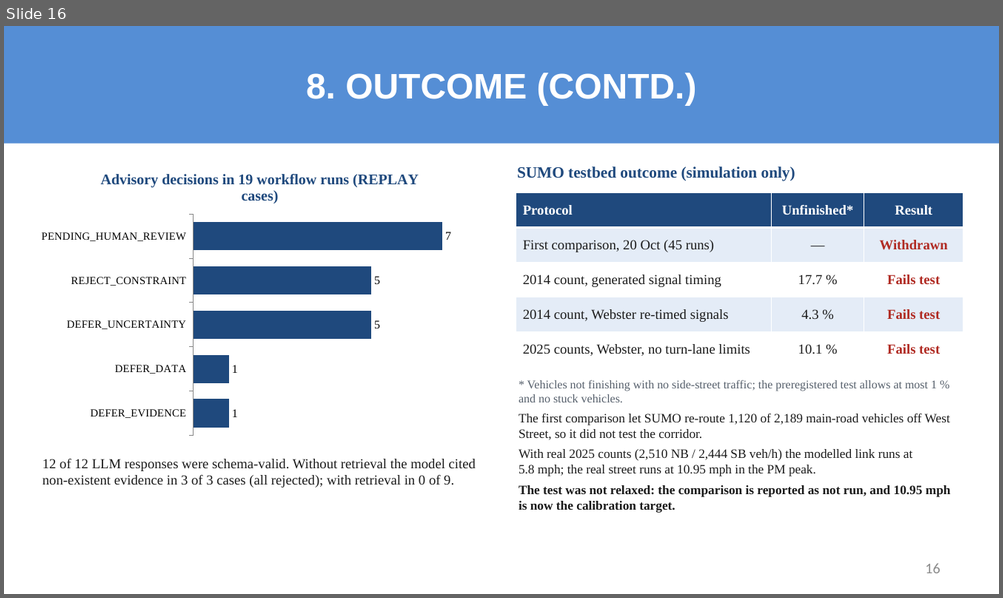
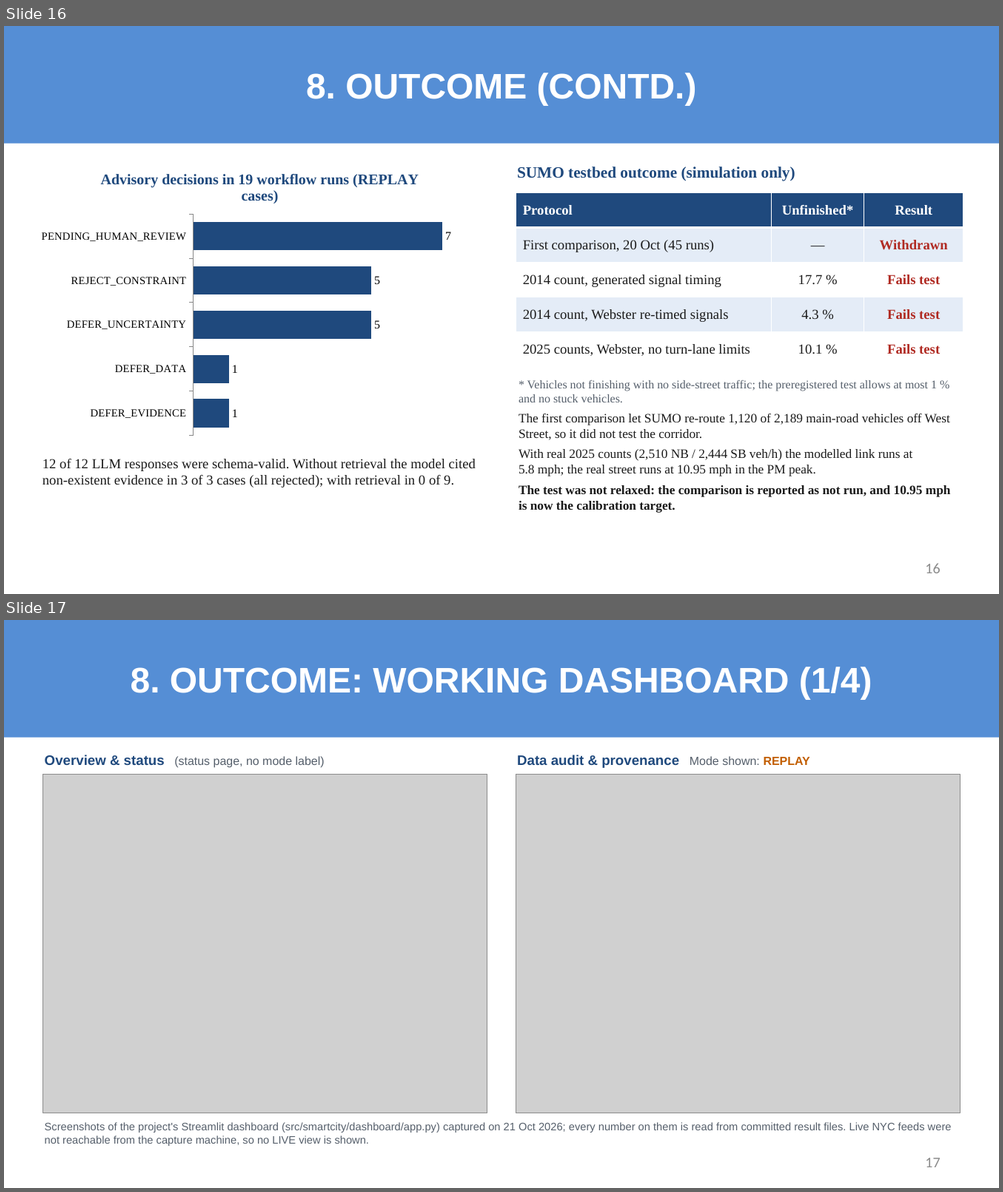
Before and after one commit to sricharansk/Major-Project, a slide deck: presentation/Final_Review_S_K_Sricharan_25MML1010.pptx. Shown one above the other, each under a label of ours: slide 16 before the commit, slides 16 and 17 after it. The pictures are 1003x598 and 1003x1192 pixels, drawn with LibreOffice and Linux fonts; fonts in the diff are those of the drawing; grey boxes stand for pictures. Boxes give left, top, right and bottom in pixels: in the first picture for what was removed or moved away, otherwise in the second. Text is boxed around its words. In the diff, an @@ line names an element or a change of style, - is before the commit and + after.

```diff
--- a/presentation/Final_Review_S_K_Sricharan_25MML1010.pptx
+++ b/presentation/Final_Review_S_K_Sricharan_25MML1010.pptx
@@ slide 17 added at [4, 620, 999, 1188], background #FFFFFF @@
@@ title added at [4, 620, 999, 737], fill #558ED5, 36 pt, text #FFFFFF, bold @@
+8. OUTCOME: WORKING DASHBOARD (1/4)
@@ picture added at [43, 774, 487, 1114] @@
@@ text added at [45, 755, 324, 768], 12 pt, text #555F6B @@
+Overview & status (status page, no mode label)
@@ picture added at [515, 774, 959, 1114] @@
@@ text added at [517, 755, 810, 768], 14 pt, text #1F497D, bold @@
+Data audit & provenance Mode shown: REPLAY
@@ text added at [45, 1122, 951, 1146], 11 pt, text #555F6B @@
+Screenshots of the project's Streamlit dashboard (src/smartcity/dashboard/app.py) captured on 21 Oct 2026; every number on them is read from committed result files. Live NYC feeds were not reachable from the capture machine, so no LIVE view is shown.
@@ page number added at [925, 1158, 939, 1168], 15 pt, text #8C8C8C @@
+17
```
Also in this commit, not shown: 2 slides changed, 5 other slides added, 1 slide removed, 15 other files.
